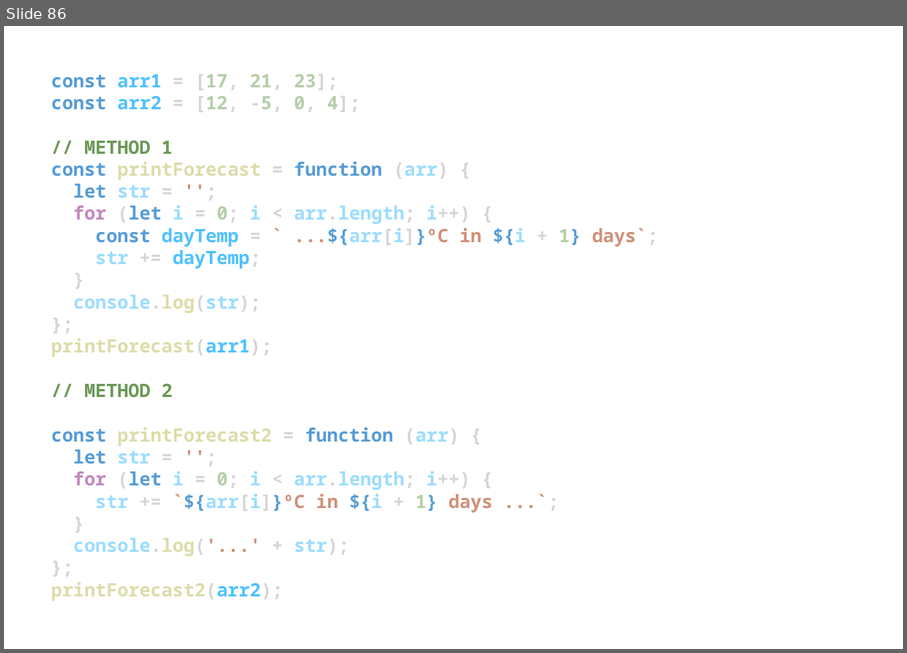
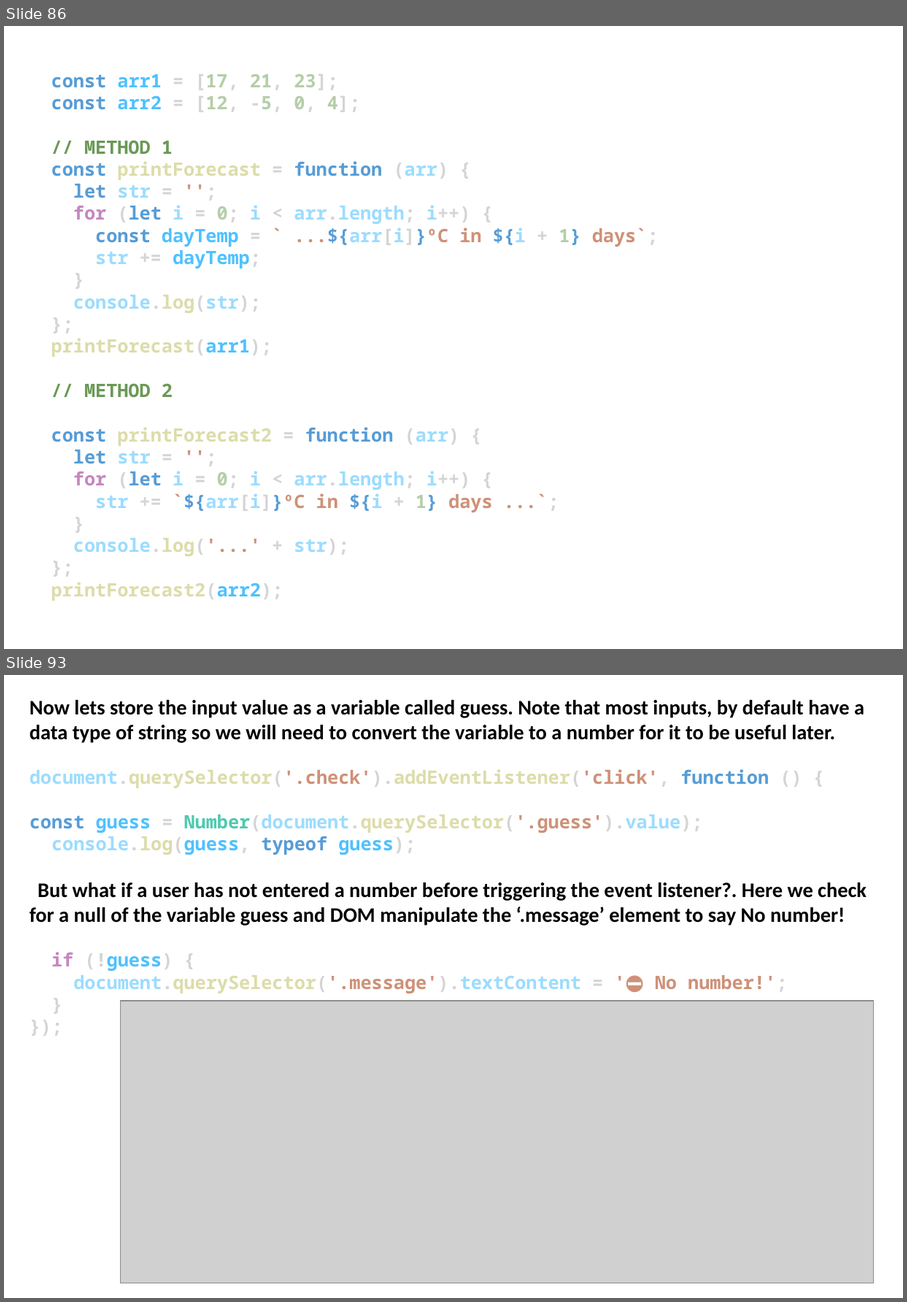
Before and after one commit to EL-EL-BCN/Complete-Javascript-Course, a slide deck: complete-javascript-course.pptx. Shown one above the other, each under a label of ours: slide 86 before the commit, slides 86 and 93 after it; the slides between them are not shown. The pictures are 907x653 and 907x1302 pixels, drawn with LibreOffice and Linux fonts; fonts in the diff are those of the drawing; grey boxes stand for pictures. Boxes give left, top, right and bottom in pixels: in the first picture for what was removed or moved away, otherwise in the second. Text is boxed around its words. In the diff, an @@ line names an element or a change of style, - is before the commit and + after.

Commit message:
guess the number game complete

```diff
--- a/complete-javascript-course.pptx
+++ b/complete-javascript-course.pptx
@@ slide 93 added at (4, 675, 903, 1298), background #FFFFFF @@
@@ text added at (30, 700, 867, 993), 18 pt, text #000000, bold @@
+Now lets store the input value as a variable called guess. Note that most inputs, by default have a data type of string so we will need to convert the variable to a number for it to be useful later.
+document.querySelector('.check').addEventListener('click', function () {
+const guess = Number(document.querySelector('.guess').value);
+console.log(guess, typeof guess);
+But what if a user has not entered a number before triggering the event listener?. Here we check for a null of the variable guess and DOM manipulate the ‘.message’ element to say No number!
+if (!guess) {
+document.querySelector('.message').textContent = '⛔ No number!';
+}
+});
@@ picture added at (121, 1001, 874, 1283) @@
```
Also in this commit, not shown: 2 slides changed, 26 other slides added, 9 other files.
